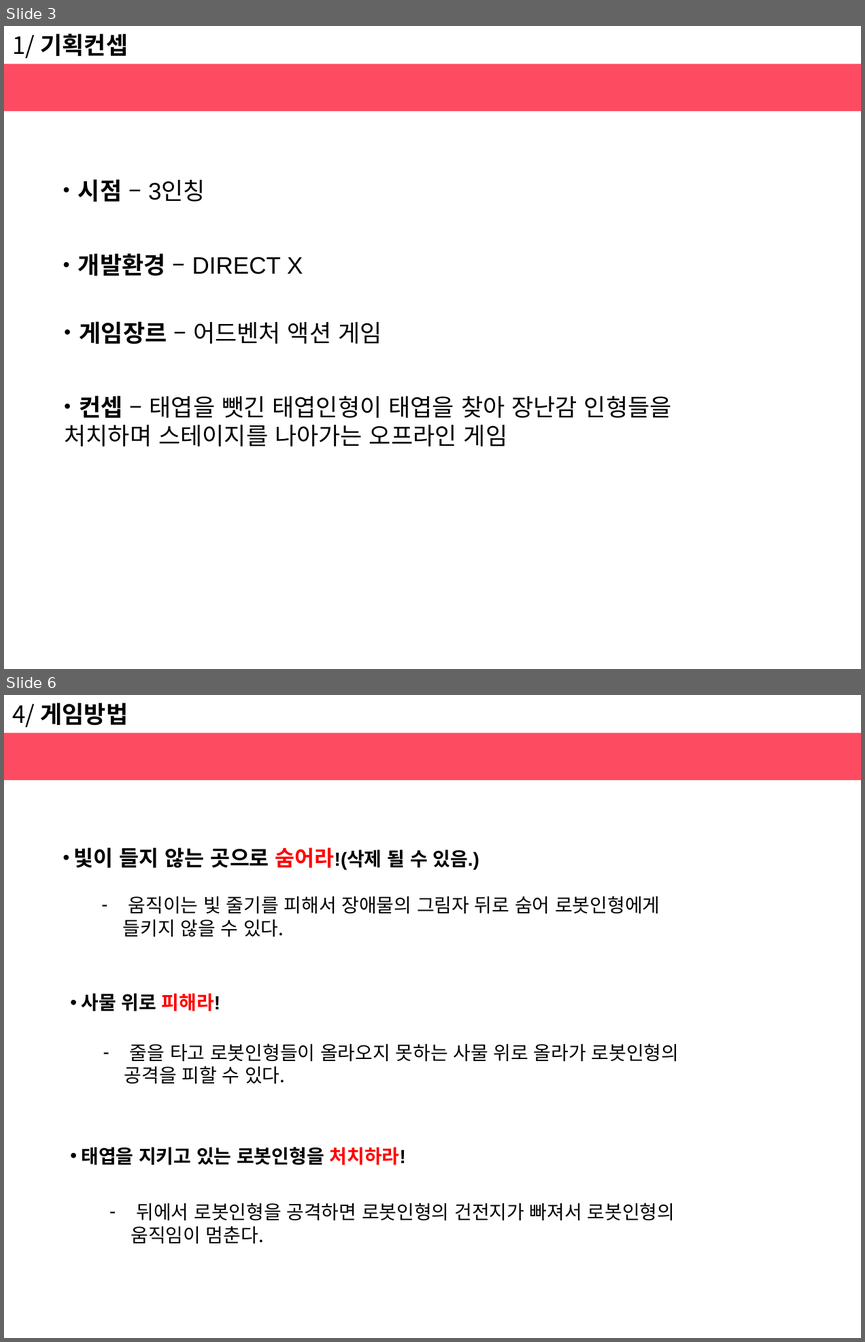
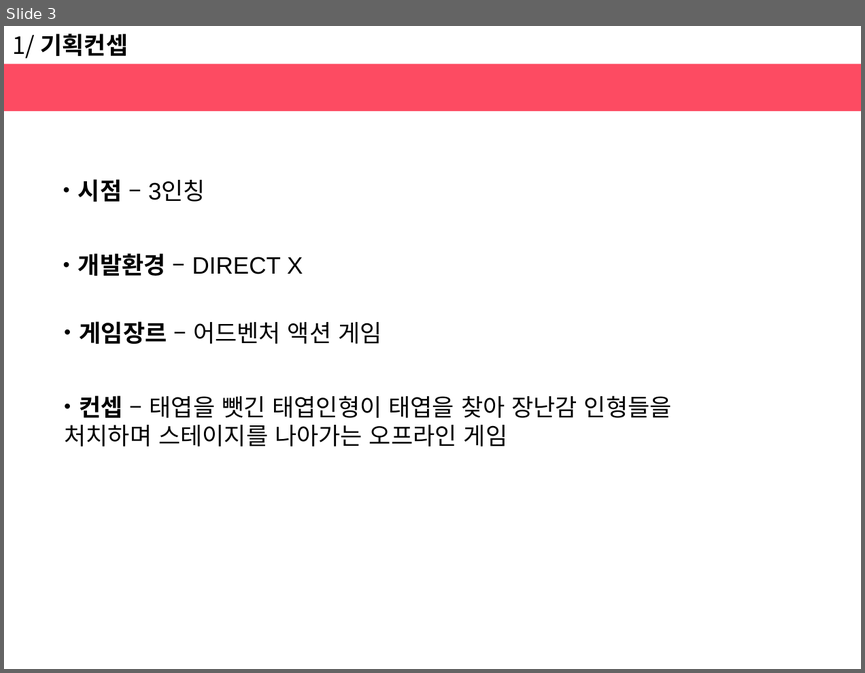
Before and after one commit to haeunjung/Team_Project, a slide deck: 기획문서/게임 제안서.pptx. Shown one above the other, each under a label of ours: slides 3 and 6 before the commit, slide 3 after it; the slides between them are not shown. The pictures are 865x1342 and 865x673 pixels, drawn with LibreOffice and Linux fonts; fonts in the diff are those of the drawing. Boxes give left, top, right and bottom in pixels: in the first picture for what was removed or moved away, otherwise in the second. Text is boxed around its words. In the diff, an @@ line names an element or a change of style, - is before the commit and + after.

```diff
--- a/기획문서/게임 제안서.pptx
+++ b/기획문서/게임 제안서.pptx
@@ slide 6 removed at bbox=[4, 695, 861, 1338], background #FFFFFF @@
@@ text removed at bbox=[12, 702, 128, 728] @@
-4/ 게임방법
@@ rectangle removed at bbox=[4, 732, 861, 780] @@
-숨고, 피하고, 처치하고
@@ text removed at bbox=[74, 847, 479, 870] @@
-• 빛이 들지 않는 곳으로 숨어라!(삭제 될 수 있음.)
@@ text removed at bbox=[123, 896, 660, 937] @@
-– 움직이는 빛 줄기를 피해서 장애물의 그림자 뒤로 숨어 로봇인형에게
-들키지 않을 수 있다.
@@ text removed at bbox=[81, 993, 220, 1011] @@
-• 사물 위로 피해라!
@@ text removed at bbox=[124, 1043, 679, 1084] @@
-– 줄을 타고 로봇인형들이 올라오지 못하는 사물 위로 올라가 로봇인형의
-공격을 피할 수 있다.
@@ text removed at bbox=[81, 1147, 406, 1165] @@
-• 태엽을 지키고 있는 로봇인형을 처치하라!
@@ text removed at bbox=[130, 1202, 674, 1244] @@
-– 뒤에서 로봇인형을 공격하면 로봇인형의 건전지가 빠져서 로봇인형의
-움직임이 멈춘다.
```
Also in this commit, not shown: 3 slides changed, 3 slides added, 1 other slide removed.
